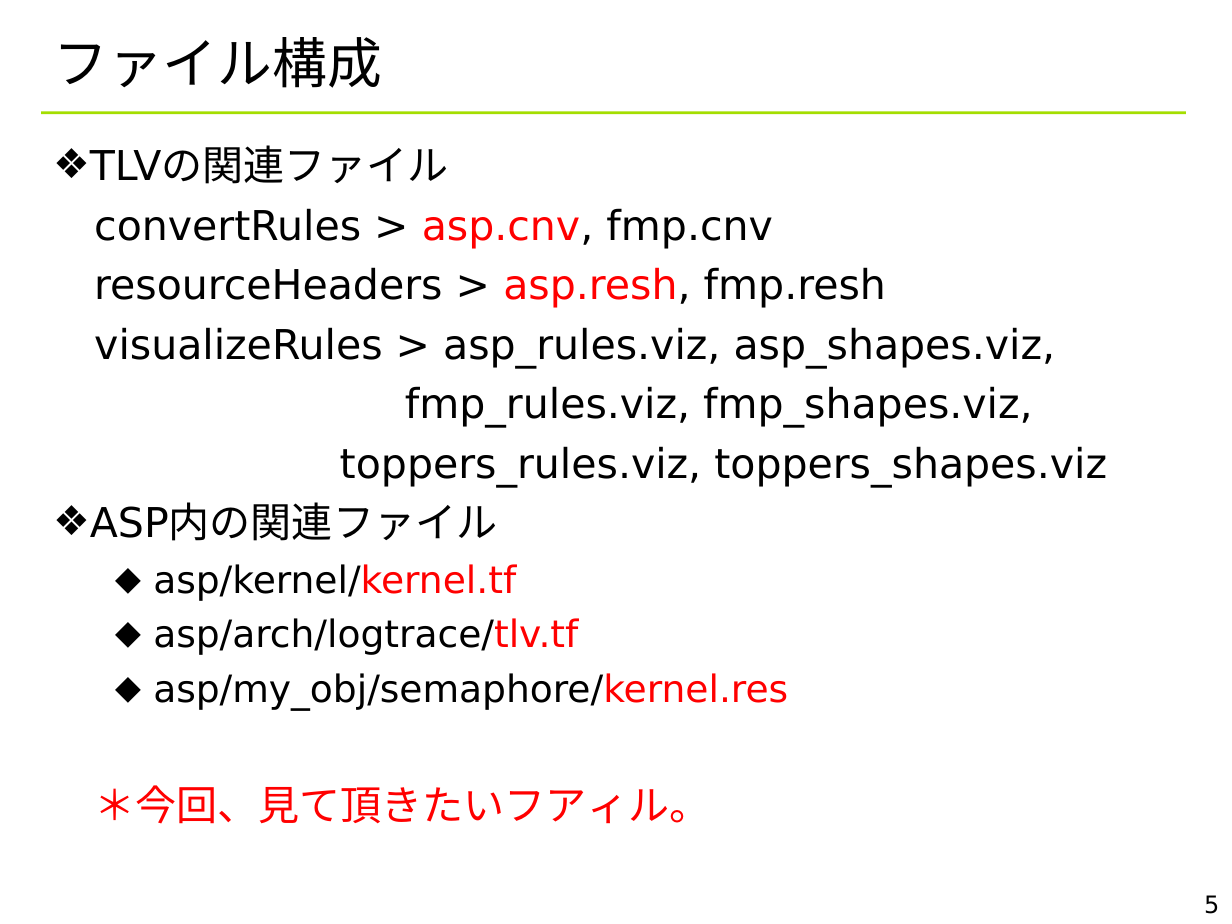
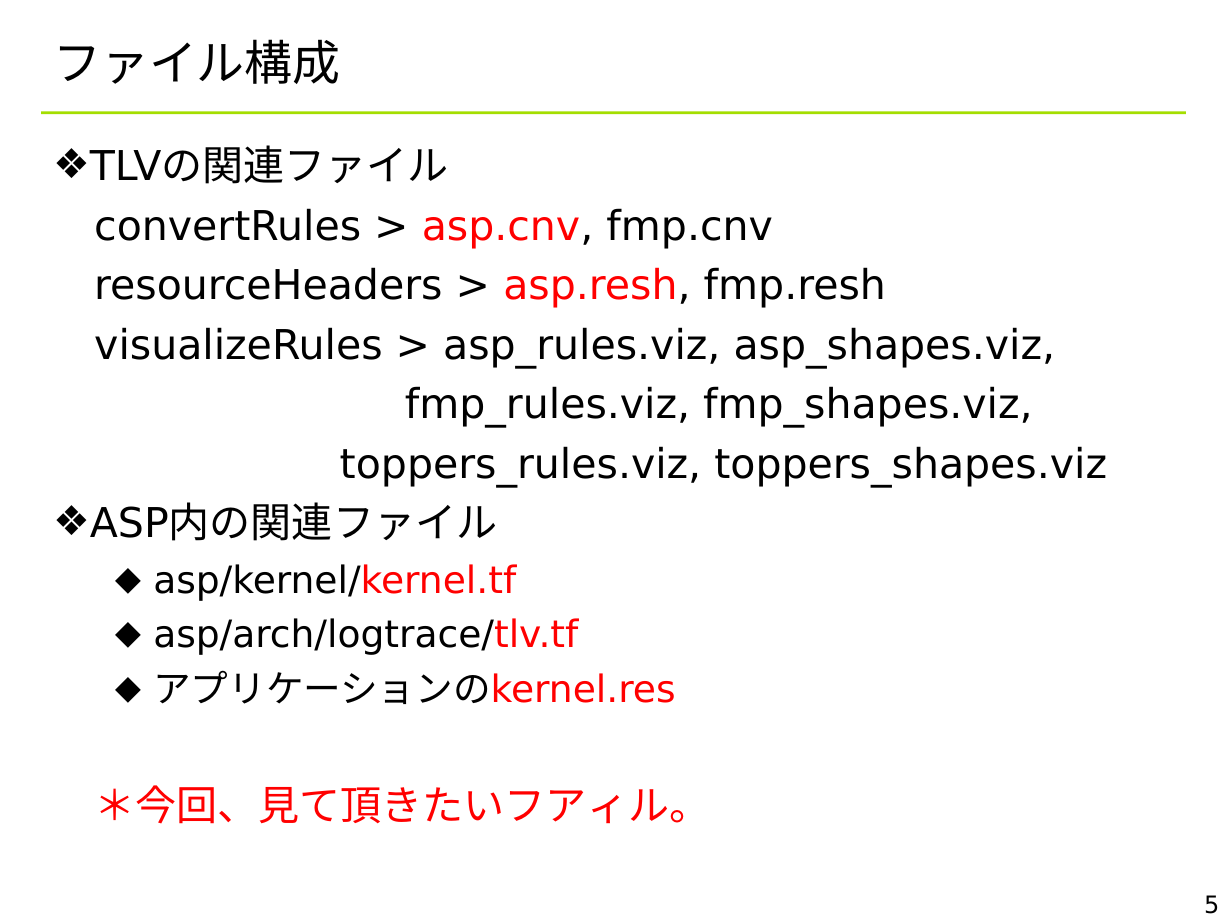
Before and after one commit to YixiaoLi/tlv4mc, a slide deck: slide 5 of doc/TLV_convert_rules.ppt. Drawn at 1232x924 pixels with LibreOffice and Linux fonts; fonts in the diff are those of the drawing; background and template pictures are left out. Boxes give left, top, right and bottom in pixels: in the first picture for what was removed or moved away, otherwise in the second. Text is boxed around its words. In the diff, an @@ line names an element or a change of style, - is before the commit and + after.

```diff
--- a/doc/TLV_convert_rules.ppt
+++ b/doc/TLV_convert_rules.ppt
@@ title "ファイル構成" at (53, 39, 340, 84): size 32 to 28 pt @@
@@ text at (153, 670, 675, 704): text changed; text colour #000000 to #FF0000 @@
-  ⬥ asp/my_obj/semaphore/kernel.res
+  ⬥ アプリケーションのkernel.res
```
Also in this commit, not shown: 12 other slides changed, 8 other files.
